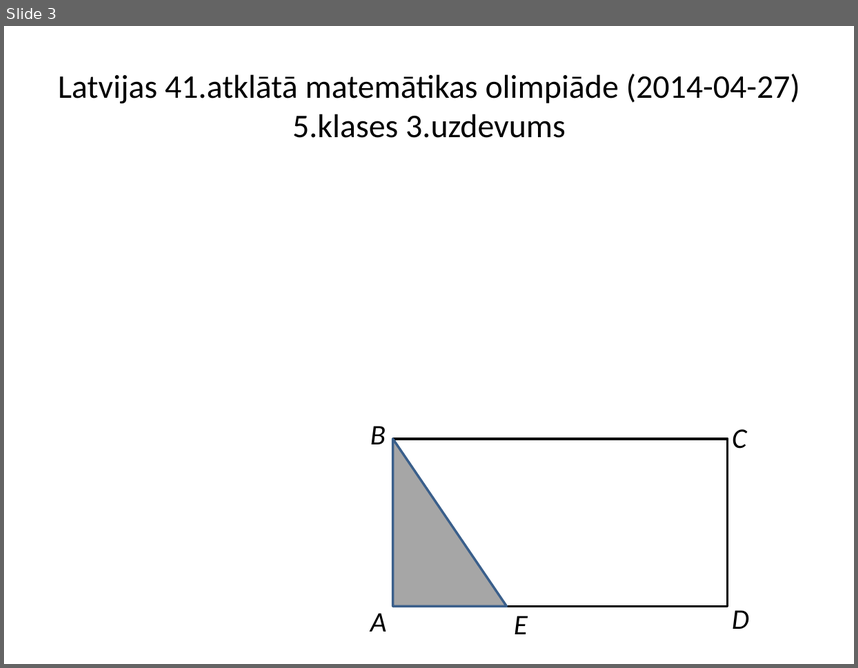
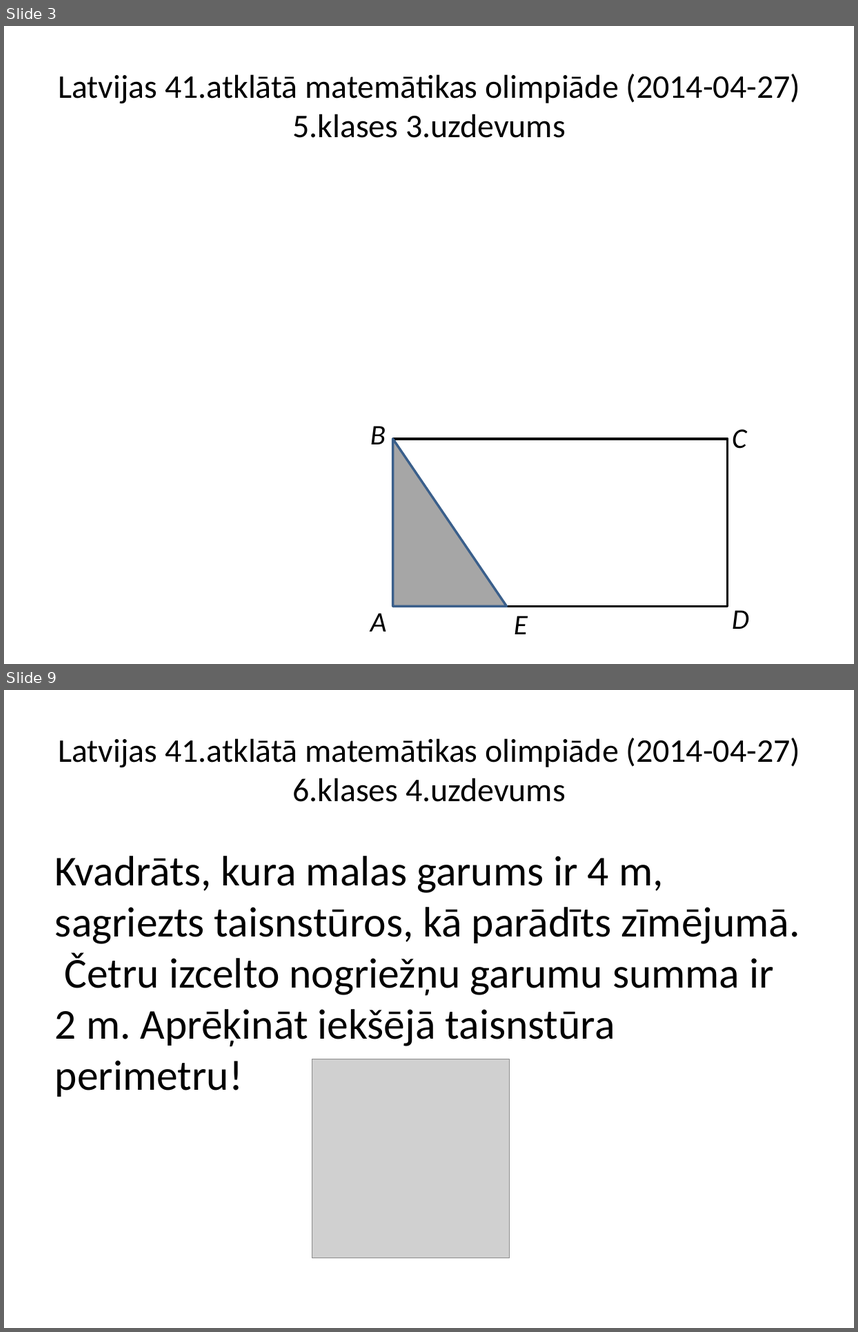
Before and after one commit to liliyang146/visualization, a slide deck: AMO41-2014/amo41-2014-lv.pptx. Shown one above the other, each under a label of ours: slide 3 before the commit, slides 3 and 9 after it; the slides between them are not shown. The pictures are 858x668 and 858x1332 pixels, drawn with LibreOffice and Linux fonts; fonts in the diff are those of the drawing; grey boxes stand for pictures. Boxes give left, top, right and bottom in pixels: in the first picture for what was removed or moved away, otherwise in the second. Text is boxed around its words. In the diff, an @@ line names an element or a change of style, - is before the commit and + after.

```diff
--- a/AMO41-2014/amo41-2014-lv.pptx
+++ b/AMO41-2014/amo41-2014-lv.pptx
@@ slide 9 added at (4, 690, 854, 1328), background #FFFFFF @@
@@ title added at (58, 738, 800, 802), 28 pt, text #000000 @@
+Latvijas 41.atklātā matemātikas olimpiāde (2014-04-27)
+6.klases 4.uzdevums
@@ text added at (55, 856, 800, 1096), 36 pt, text #000000 @@
+Kvadrāts, kura malas garums ir 4 m, sagriezts taisnstūros, kā parādīts zīmējumā. Četru izcelto nogriežņu garumu summa ir 2 m. Aprēķināt iekšējā taisnstūra perimetru!
@@ picture added at (312, 1059, 509, 1258) @@
```
Also in this commit, not shown: 2 slides changed, 34 other slides added, 12 other files.
